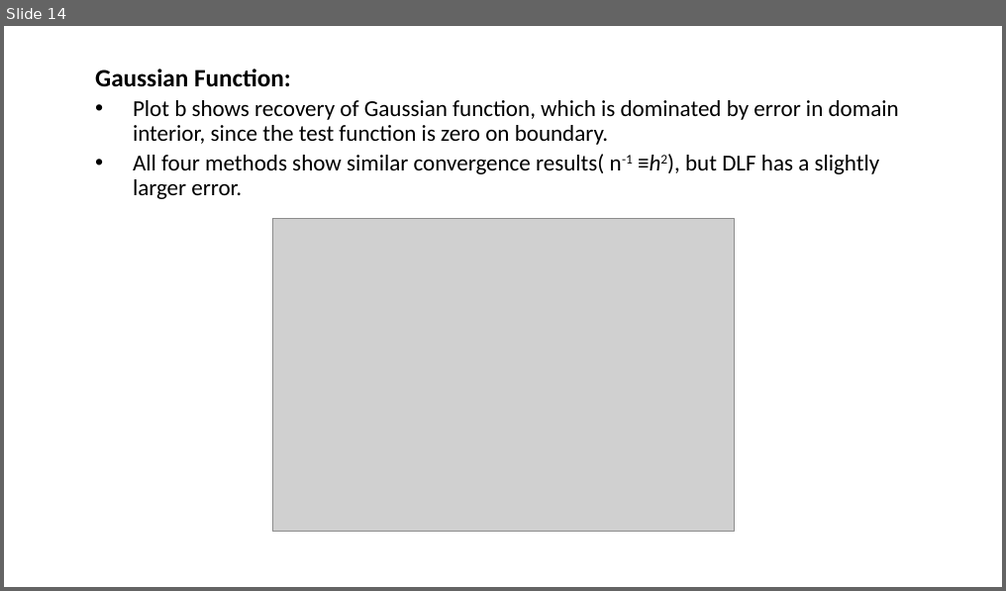
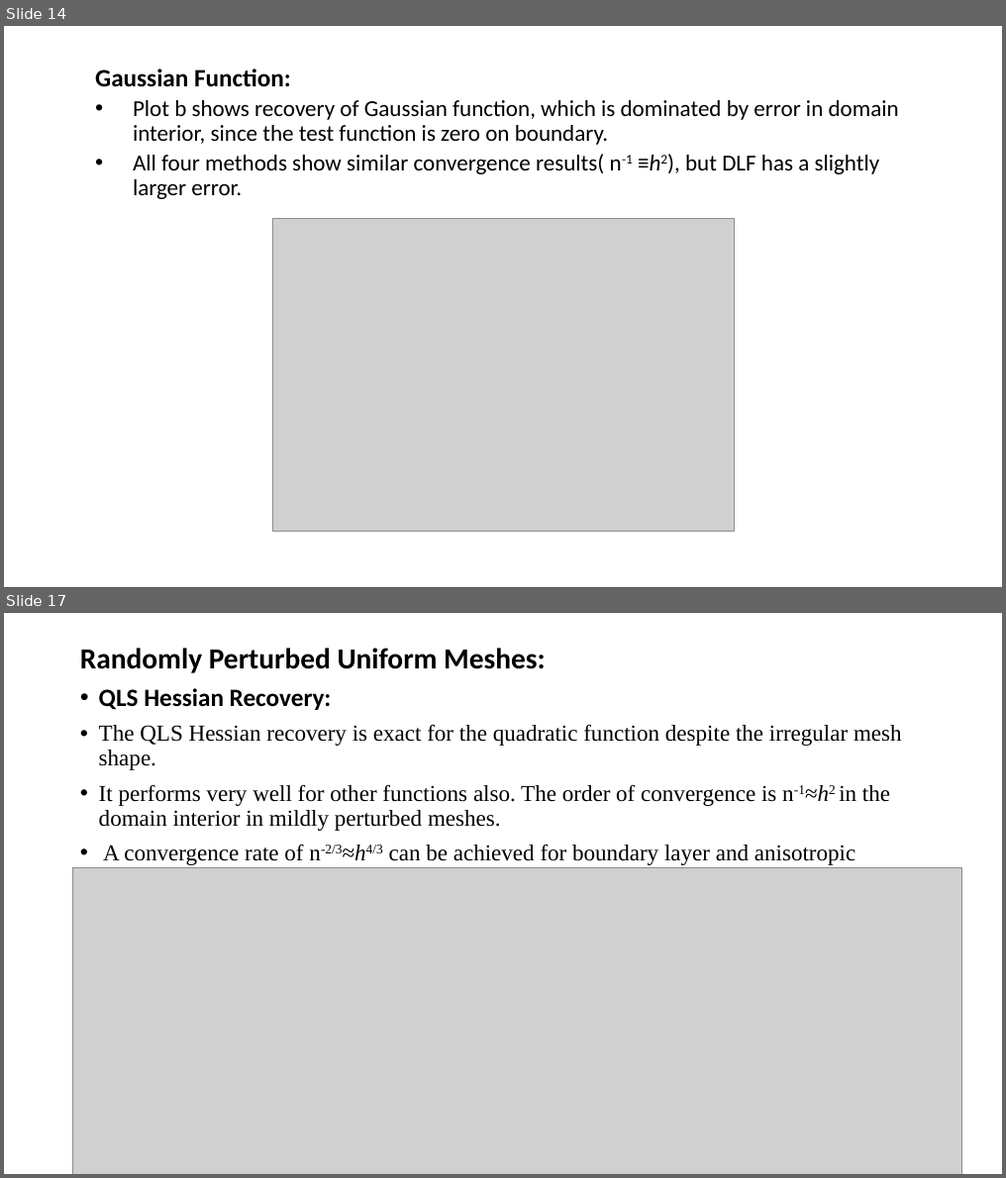
Before and after one commit to lohith921/amr, a slide deck: HBA.pptx. Shown one above the other, each under a label of ours: slide 14 before the commit, slides 14 and 17 after it; the slides between them are not shown. The pictures are 1006x591 and 1006x1178 pixels, drawn with LibreOffice and Linux fonts; fonts in the diff are those of the drawing; grey boxes stand for pictures. Boxes give left, top, right and bottom in pixels: in the first picture for what was removed or moved away, otherwise in the second. Text is boxed around its words. In the diff, an @@ line names an element or a change of style, - is before the commit and + after.

```diff
--- a/HBA.pptx
+++ b/HBA.pptx
@@ slide 17 added at [4, 613, 1002, 1174], background #FFFFFF @@
@@ title added at [80, 648, 545, 673], 28 pt, text #000000, bold @@
+Randomly Perturbed Uniform Meshes:
@@ text added at [99, 688, 902, 868], 22 pt, text #000000 @@
+• QLS Hessian Recovery:
+• The QLS Hessian recovery is exact for the quadratic function despite the irregular mesh shape.
+• It performs very well for other functions also. The order of convergence is n-1≈h2 in the domain interior in mildly perturbed meshes.
+• A convergence rate of n-2/3≈h4/3 can be achieved for boundary layer and anisotropic functions.
@@ picture added at [73, 868, 962, 1174] @@
```
Also in this commit, not shown: 3 slides changed, 13 other slides added, 1 slide removed.
